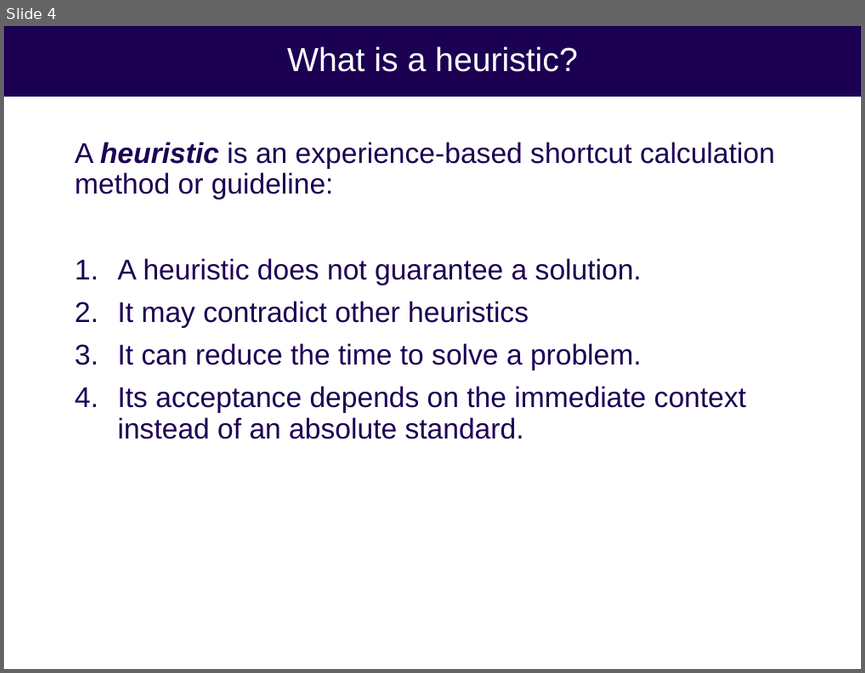
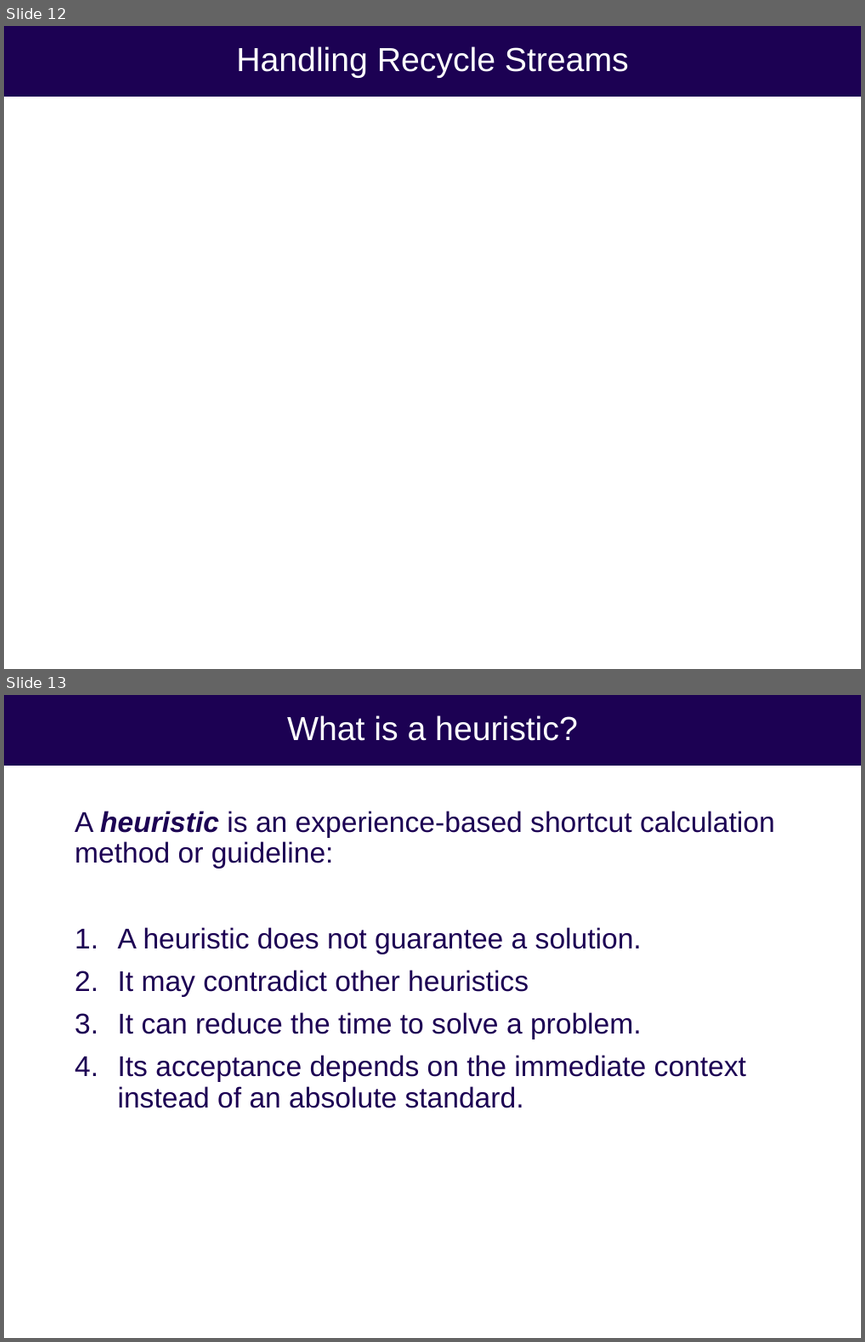
Before and after one commit to uw-cheme485/uw-cheme485.github.io, a slide deck: lectures/L6_Aspen.pptx. Shown one above the other, each under a label of ours: slide 4 before the commit, slides 12 and 13 after it. The pictures are 865x673 and 865x1342 pixels, drawn with LibreOffice and Linux fonts; fonts in the diff are those of the drawing. Boxes give left, top, right and bottom in pixels: in the first picture for what was removed or moved away, otherwise in the second. Text is boxed around its words. In the diff, an @@ line names an element or a change of style, - is before the commit and + after.

```diff
--- a/lectures/L6_Aspen.pptx
+++ b/lectures/L6_Aspen.pptx
@@ slide 12 added at (4, 26, 861, 669), background #FFFFFF; not listed: 1 template element that a slide beside it also shows @@
@@ title added at (236, 46, 629, 78), 28 pt, text #FFFFFF @@
+Handling Recycle Streams
@@ what was slide 4 is now slide 13 @@
```
Also in this commit, not shown: 2 slides changed, 9 other slides added, 1 slide removed, 3 other files.
